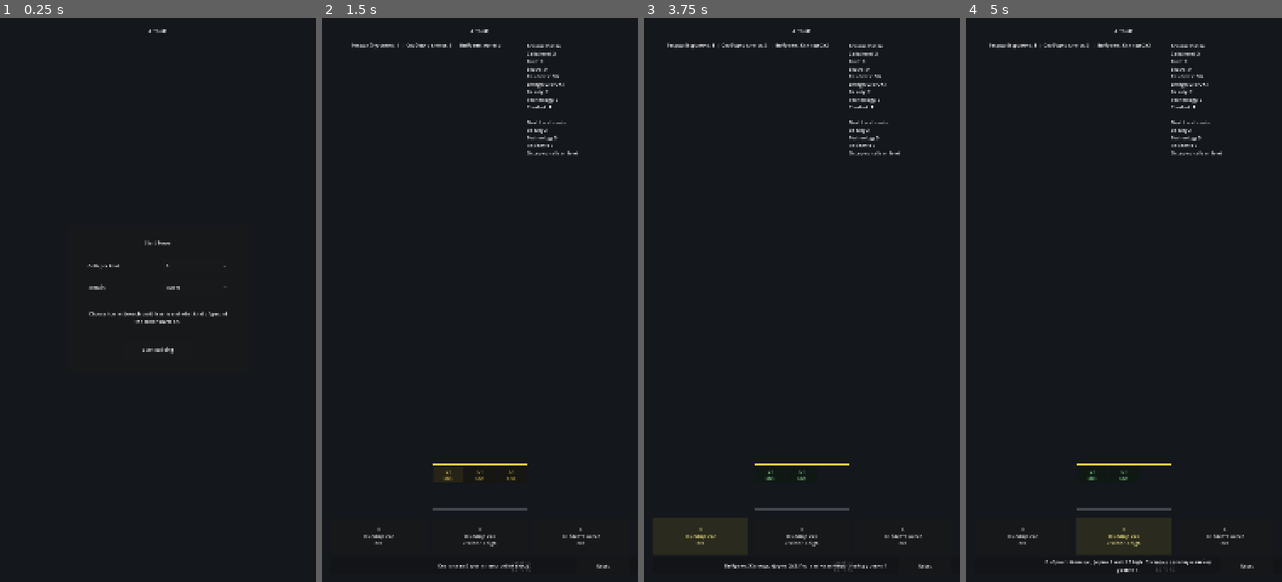
Above: before the commit, frames 1-4 (left to right).
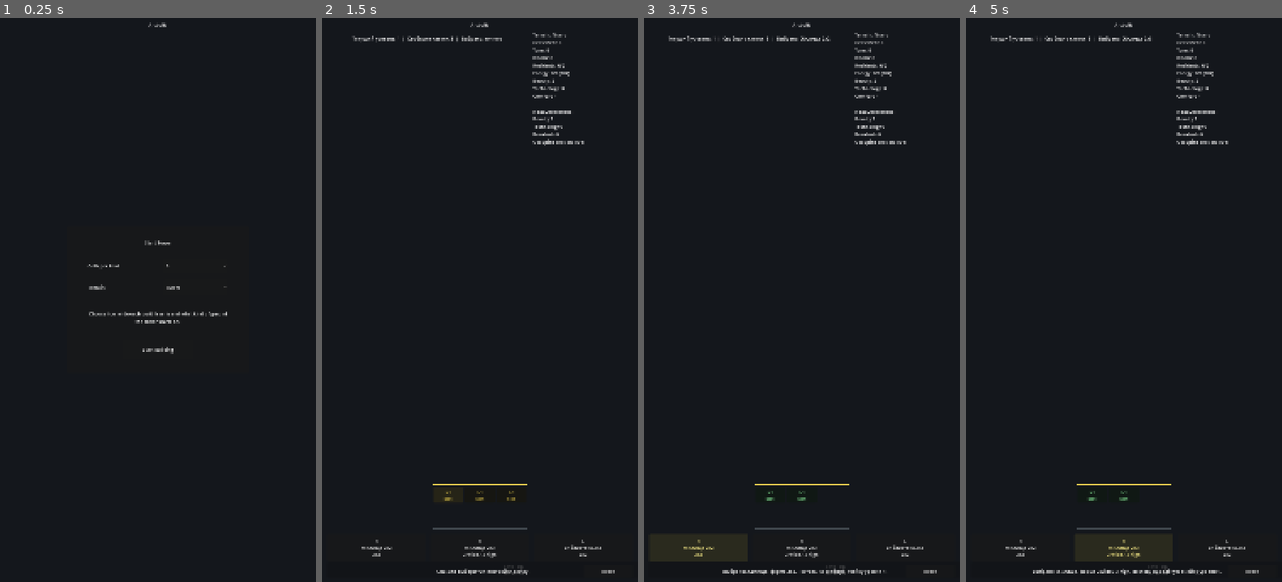
Above: after the commit, the same moments.

Repository: JUSTConnect/artbuild
Game: Godot game, scene res://scenes/main.tscn
Same seed, same stepped clock (60 frames per second), same inputs: the game is played once before the commit and once after it.
Inputs:
- Up to frame 1 (0.25 s): no input
- Up to frame 2 (1.5 s): click "Start Building" at 0.5 s; click "L1 slot" at 1.25 s
- Up to frame 3 (3.75 s): click "L1 slot" at 2 s; click "L1 slot" at 2.75 s; click "H Жилище 2x2 2x2" at 3.5 s
- Up to frame 4 (5 s): click "H Жилище 2x3 2 wide / 3 high" at 4.25 s

The runs differ from the first frame. In frame 1, less than 0.1% of the frame differs, in the area x 46-53%, y 0-3%; in frame 2, 3.2%; in frame 3, 3.4%; in frame 4, 3.4%, in the area x 7-93%, y 0-99%.

Commit message:
Make Godot UI fixed around tower viewport

Diff:
--- a/scenes/main.tscn
+++ b/scenes/main.tscn
@@ -24,8 +24,8 @@
 layout_mode = 1
 anchors_preset = 10
 anchor_right = 1.0
-offset_top = 24.0
-offset_bottom = 68.0
+offset_top = 10.0
+offset_bottom = 42.0
 grow_horizontal = 2
 text = "Artbuild"
 horizontal_alignment = 1
@@ -112,10 +112,10 @@
 anchors_preset = 1
 anchor_left = 1.0
 anchor_right = 1.0
-offset_left = -380.0
-offset_top = 86.0
-offset_right = -32.0
-offset_bottom = 342.0
+offset_left = -360.0
+offset_top = 48.0
+offset_right = -20.0
+offset_bottom = 118.0
 grow_horizontal = 0
 text = "Stats"
 horizontal_alignment = 0
@@ -126,14 +126,15 @@
 layout_mode = 1
 anchors_preset = 10
 anchor_right = 1.0
-offset_left = 32.0
-offset_top = 72.0
-offset_right = -400.0
-offset_bottom = 118.0
+offset_left = 20.0
+offset_top = 48.0
+offset_right = -380.0
+offset_bottom = 96.0
 grow_horizontal = 2
 text = "Level"
 horizontal_alignment = 1
 vertical_alignment = 1
+autowrap_mode = 3
 
 [node name="TowerArea" type="Control" parent="."]
 clip_contents = true
@@ -141,10 +142,10 @@
 anchors_preset = 15
 anchor_right = 1.0
 anchor_bottom = 1.0
-offset_left = 36.0
-offset_top = 124.0
-offset_right = -36.0
-offset_bottom = -246.0
+offset_left = 20.0
+offset_top = 112.0
+offset_right = -20.0
+offset_bottom = -176.0
 grow_horizontal = 2
 grow_vertical = 2
 
@@ -162,28 +163,28 @@
 anchor_top = 1.0
 anchor_right = 1.0
 anchor_bottom = 1.0
-offset_left = 32.0
-offset_top = -218.0
-offset_right = -32.0
-offset_bottom = -94.0
-grow_horizontal = 2
-grow_vertical = 0
-theme_override_constants/separation = 18
+offset_left = 20.0
+offset_top = -164.0
+offset_right = -20.0
+offset_bottom = -70.0
+grow_horizontal = 2
+grow_vertical = 0
+theme_override_constants/separation = 14
 
 [node name="Choice1" type="Button" parent="ChoiceBar"]
-custom_minimum_size = Vector2(0, 118)
+custom_minimum_size = Vector2(0, 92)
 layout_mode = 2
 size_flags_horizontal = 3
 text = "Choice 1"
 
 [node name="Choice2" type="Button" parent="ChoiceBar"]
-custom_minimum_size = Vector2(0, 118)
+custom_minimum_size = Vector2(0, 92)
 layout_mode = 2
 size_flags_horizontal = 3
 text = "Choice 2"
 
 [node name="Choice3" type="Button" parent="ChoiceBar"]
-custom_minimum_size = Vector2(0, 118)
+custom_minimum_size = Vector2(0, 92)
 layout_mode = 2
 size_flags_horizontal = 3
 text = "Choice 3"
@@ -194,10 +195,10 @@
 anchor_top = 1.0
 anchor_right = 1.0
 anchor_bottom = 1.0
-offset_left = 32.0
-offset_top = -84.0
-offset_right = 250.0
-offset_bottom = -26.0
+offset_left = 20.0
+offset_top = -58.0
+offset_right = 210.0
+offset_bottom = -14.0
 grow_horizontal = 0
 grow_vertical = 0
 text = "Level Up"
@@ -208,10 +209,10 @@
 anchor_top = 1.0
 anchor_right = 1.0
 anchor_bottom = 1.0
-offset_left = 270.0
-offset_top = -84.0
-offset_right = -240.0
-offset_bottom = -26.0
+offset_left = 226.0
+offset_top = -58.0
+offset_right = -206.0
+offset_bottom = -14.0
 grow_horizontal = 2
 grow_vertical = 0
 text = "Choose a building, then place it into a highlighted slot on the current level. Use Up/Down arrows to scroll."
@@ -226,10 +227,10 @@
 anchor_top = 1.0
 anchor_right = 1.0
 anchor_bottom = 1.0
-offset_left = -210.0
-offset_top = -84.0
-offset_right = -32.0
-offset_bottom = -26.0
+offset_left = -186.0
+offset_top = -58.0
+offset_right = -20.0
+offset_bottom = -14.0
 grow_horizontal = 0
 grow_vertical = 0
 text = "Reset"
